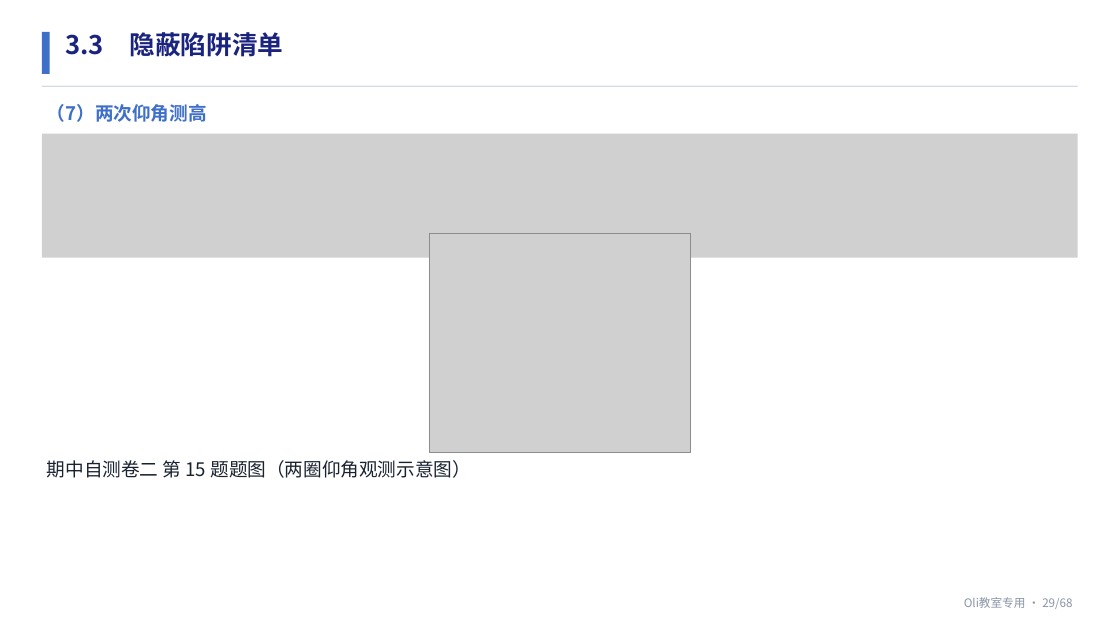
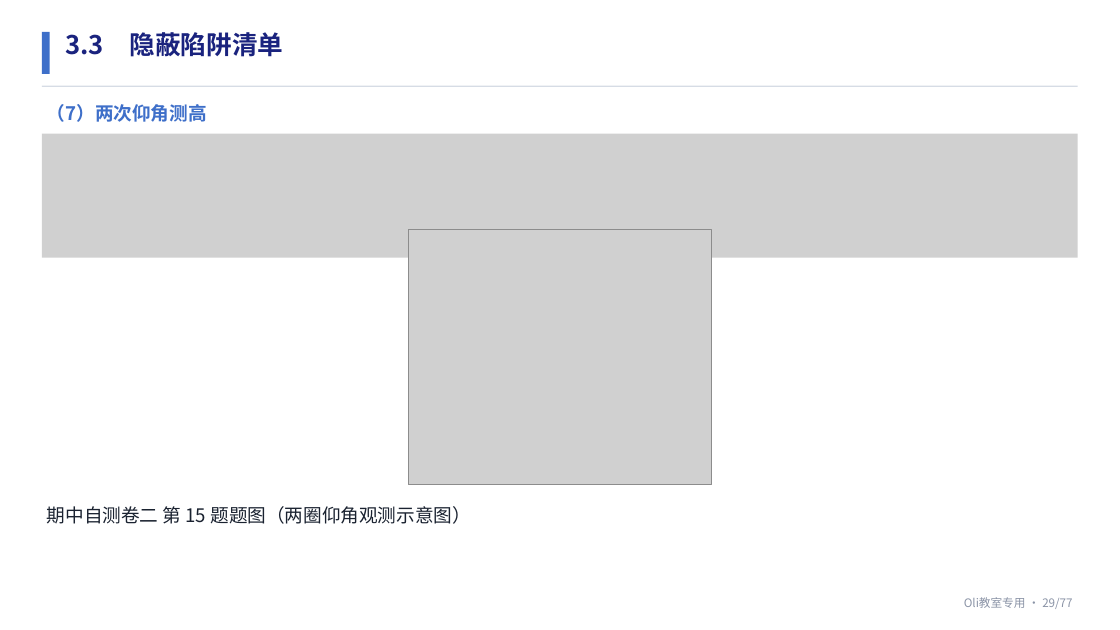
Before and after one commit to TiantianYeTTY/math-teaching-ppt, a slide deck: slide 29 of assets/九年级期中考点梳理教学课件_定稿参考.pptx. Drawn at 1120x630 pixels with LibreOffice and Linux fonts; fonts in the diff are those of the drawing; grey boxes stand for pictures. Boxes give left, top, right and bottom in pixels: in the first picture for what was removed or moved away, otherwise in the second. Text is boxed around its words. In the diff, an @@ line names an element or a change of style, - is before the commit and + after.

```diff
--- a/assets/九年级期中考点梳理教学课件_定稿参考.pptx
+++ b/assets/九年级期中考点梳理教学课件_定稿参考.pptx
@@ picture: place and size @@
-picture at [430, 234, 691, 453]
+picture at [408, 229, 712, 485]
@@ text "期中自测卷二 第 15 题题图（两圈仰角观测示意图）": place and size @@
-text "期中自测卷二 第 15 题题图（两圈仰角观测示意图）" at [47, 460, 470, 478]
+text "期中自测卷二 第 15 题题图（两圈仰角观测示意图）" at [47, 506, 470, 524]
@@ text at [964, 597, 1072, 609]: text changed @@
-Oli教室专用 · 29/68
+Oli教室专用 · 29/77
```
Also in this commit, not shown: 66 other slides changed, 10 slides added, 1 slide removed, 5 other files.
